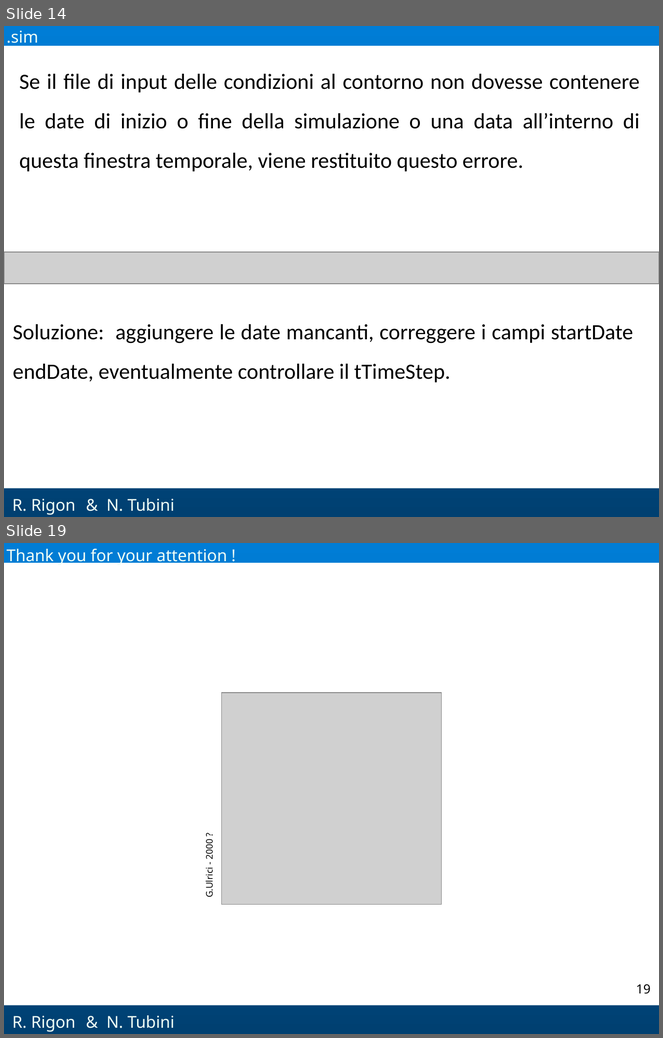
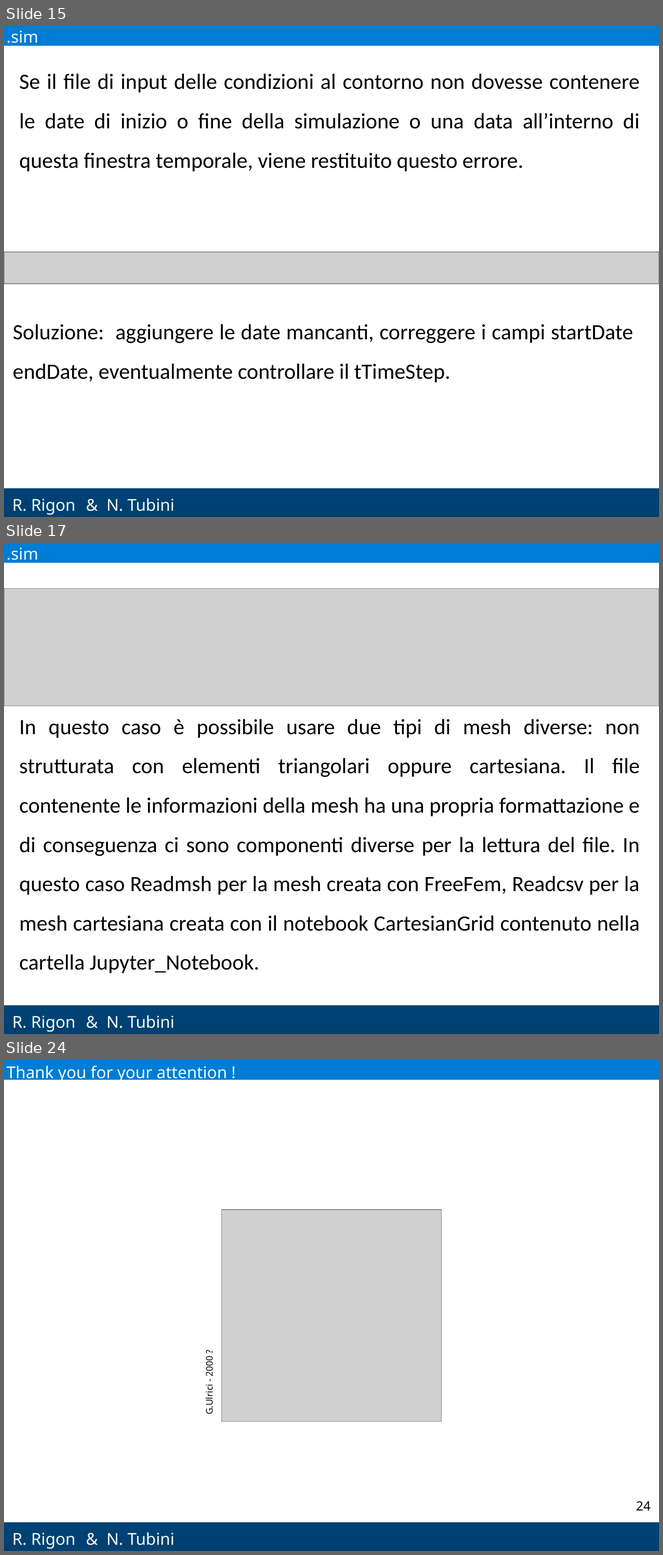
Before and after one commit to GEOframeOMSProjects/OMS_Project_Richards2D, a slide deck: docs/Richards2D.pptx. Shown one above the other, each under a label of ours: slides 14 and 19 before the commit, slides 15, 17 and 24 after it; the slides between them are not shown. The pictures are 663x1038 and 663x1555 pixels, drawn with LibreOffice and Linux fonts; fonts in the diff are those of the drawing; grey boxes stand for pictures; background and template pictures are left out. Boxes give left, top, right and bottom in pixels: in the first picture for what was removed or moved away, otherwise in the second. Text is boxed around its words. In the diff, an @@ line names an element or a change of style, - is before the commit and + after.

```diff
--- a/docs/Richards2D.pptx
+++ b/docs/Richards2D.pptx
@@ slide 17 added at [4,543,659,1034], background gradient #007DD6 to #004071; not listed: 2 template elements that a slide beside it also shows @@
@@ text added at [7,548,38,564], 18 pt, text #F1FEF6 @@
+.sim
@@ picture added at [4,588,659,705] @@
@@ text added at [19,719,640,974], 24 pt, text #000000 @@
+In questo caso è possibile usare due tipi di mesh diverse: non strutturata con elementi triangolari oppure cartesiana. Il file contenente le informazioni della mesh ha una propria formattazione e di conseguenza ci sono componenti diverse per la lettura del file. In questo caso Readmsh per la mesh creata con FreeFem, Readcsv per la mesh cartesiana creata con il notebook CartesianGrid contenuto nella cartella Jupyter_Notebook.
@@ text added at [106,1016,175,1029], 18 pt, text #F1FEF6 @@
+& N. Tubini
@@ what was slide 14 is now slide 15 @@
@@ what was slide 19 is now slide 24 @@
@@ page number at [636,1501,651,1511]: text changed @@
-19
+24
```
Also in this commit, not shown: 5 slides changed, 6 other slides added, 2 slides removed, 2 other files.
